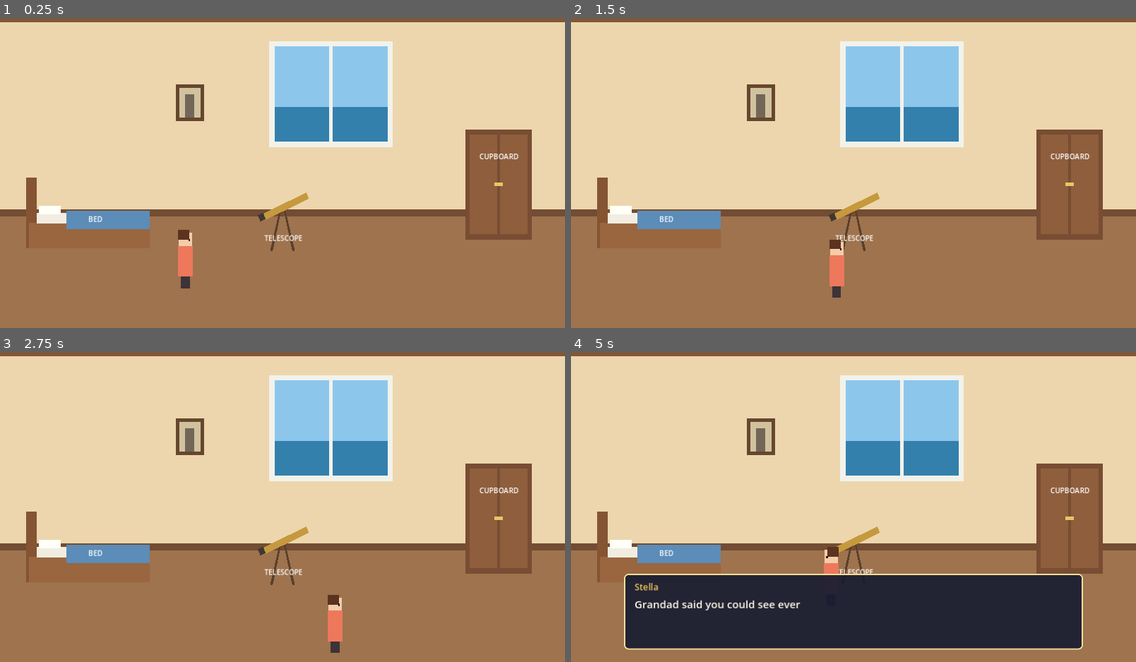
Above: before the commit, frames 1-4 (two rows, left to right).
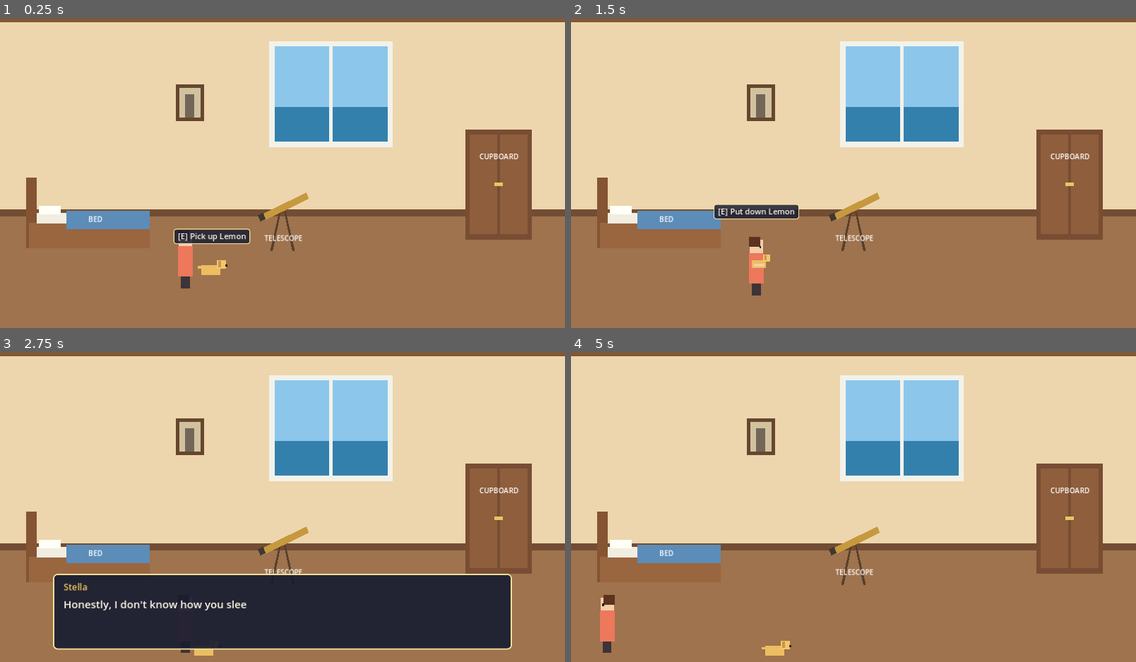
Above: after the commit, the same moments.

Repository: samjm000/Fellwell_island
Game: Godot game, scene res://scenes/rooms/stellas_room.tscn
Two runs of this game, one before a commit and one after it. Both use one fixed random seed, a clock stepped at 60 frames per second and the inputs below.
Inputs:
- Up to frame 1 (0.25 s): no input
- Up to frame 2 (1.5 s): tap Enter at 0.5 s; hold D (move_right) 0.53-1.28 s; hold E (interact) 0.53-1.28 s; hold S (move_down) from 1.28 s (still down); tap E (interact) at 1.35 s
- Up to frame 3 (2.75 s): release S (move_down) at 2.03 s; hold D (move_right) from 2.03 s (still down); hold E (interact) from 2.03 s (still down)
- Up to frame 4 (5 s): release D (move_right) at 2.78 s; release E (interact) at 2.78 s; hold W (move_up) 2.78-3.53 s; tap E (interact) at 2.85, 4.35 s; hold E (interact) 3.53-4.28 s; hold A (move_left) from 3.53 s (still down)

The runs differ from the first frame. In frame 1, 0.8% of the frame differs, in the area x 30-45%, y 67-83%; in frame 2, 1.6%; in frame 3, 20%; in frame 4, 21%, in the area x 5-91%, y 62-98%.

Commit message:
feat: add Lemon carry state
GameState autoload holds playthrough state (Lemon carried + named story
flags). Lemon is an Interactable that toggles between in-room and carried;
while carried it follows Stella at low priority so 'Put down' is always
reachable but never steals focus. Stella shows a carried-Lemon visual in
response to GameState, not by querying Lemon.

Co-Authored-By: Claude Opus 5.5 <noreply@anthropic.com>

Diff:
--- /dev/null
+++ b/data/dialogue/stellas_room/lemon_pick_up.tres
@@ -0,0 +1,8 @@
+[gd_resource type="Resource" script_class="DialogueSequence" format=3]
+
+[ext_resource type="Script" path="res://scripts/dialogue/dialogue_sequence.gd" id="1_sequence"]
+
+[resource]
+script = ExtResource("1_sequence")
+speaker = "Stella"
+lines = PackedStringArray("Come on, Lemon.")
--- /dev/null
+++ b/data/dialogue/stellas_room/lemon_put_down.tres
@@ -0,0 +1,8 @@
+[gd_resource type="Resource" script_class="DialogueSequence" format=3]
+
+[ext_resource type="Script" path="res://scripts/dialogue/dialogue_sequence.gd" id="1_sequence"]
+
+[resource]
+script = ExtResource("1_sequence")
+speaker = "Stella"
+lines = PackedStringArray("Honestly, I don't know how you sleep this much.")
--- a/project.godot
+++ b/project.godot
@@ -18,6 +18,7 @@
 
 [autoload]
 
+GameState="*res://scripts/systems/game_state.gd"
 PlayerControl="*res://scripts/systems/player_control.gd"
 DialogueManager="*res://scripts/systems/dialogue_manager.gd"
 
--- a/scenes/characters/stella.tscn
+++ b/scenes/characters/stella.tscn
@@ -60,6 +60,43 @@
 mouse_filter = 2
 color = Color(0.15, 0.12, 0.12, 1)
 
+[node name="CarriedLemon" type="Node2D" parent="Visual"]
+unique_name_in_owner = true
+visible = false
+position = Vector2(6, -70)
+
+[node name="PlaceholderBody" type="ColorRect" parent="Visual/CarriedLemon"]
+offset_left = -16.0
+offset_top = -10.0
+offset_right = 16.0
+offset_bottom = 8.0
+mouse_filter = 2
+color = Color(0.93, 0.74, 0.38, 1)
+
+[node name="PlaceholderHead" type="ColorRect" parent="Visual/CarriedLemon"]
+offset_left = 10.0
+offset_top = -22.0
+offset_right = 26.0
+offset_bottom = -6.0
+mouse_filter = 2
+color = Color(0.95, 0.78, 0.42, 1)
+
+[node name="PlaceholderEar" type="ColorRect" parent="Visual/CarriedLemon"]
+offset_left = 12.0
+offset_top = -20.0
+offset_right = 17.0
+offset_bottom = -9.0
+mouse_filter = 2
+color = Color(0.8, 0.58, 0.28, 1)
+
+[node name="PlaceholderArm" type="ColorRect" parent="Visual/CarriedLemon"]
+offset_left = -12.0
+offset_top = -2.0
+offset_right = 12.0
+offset_bottom = 5.0
+mouse_filter = 2
+color = Color(0.96, 0.8, 0.66, 1)
+
 [node name="InteractionDetector" type="Area2D" parent="."]
 unique_name_in_owner = true
 collision_layer = 0
--- /dev/null
+++ b/scenes/interactables/lemon.tscn
@@ -0,0 +1,63 @@
+[gd_scene format=3]
+
+[ext_resource type="PackedScene" path="res://scenes/interactables/interactable.tscn" id="1_base"]
+[ext_resource type="Script" path="res://scripts/interactables/lemon.gd" id="2_lemon"]
+[ext_resource type="Resource" path="res://data/dialogue/stellas_room/lemon_pick_up.tres" id="3_pick_up"]
+[ext_resource type="Resource" path="res://data/dialogue/stellas_room/lemon_put_down.tres" id="4_put_down"]
+
+[sub_resource type="RectangleShape2D" id="RectangleShape2D_reach"]
+size = Vector2(90, 60)
+
+[node name="Lemon" instance=ExtResource("1_base")]
+script = ExtResource("2_lemon")
+pick_up_dialogue = ExtResource("3_pick_up")
+put_down_dialogue = ExtResource("4_put_down")
+interaction_name = "Lemon"
+interaction_prompt = "Pick up"
+prompt_offset = Vector2(0, -70)
+
+[node name="Reach" type="CollisionShape2D" parent="."]
+position = Vector2(0, -10)
+shape = SubResource("RectangleShape2D_reach")
+
+[node name="Visual" type="Node2D" parent="."]
+unique_name_in_owner = true
+
+[node name="PlaceholderBody" type="ColorRect" parent="Visual"]
+offset_left = -24.0
+offset_top = -22.0
+offset_right = 20.0
+mouse_filter = 2
+color = Color(0.93, 0.74, 0.38, 1)
+
+[node name="PlaceholderHead" type="ColorRect" parent="Visual"]
+offset_left = 12.0
+offset_top = -34.0
+offset_right = 32.0
+offset_bottom = -14.0
+mouse_filter = 2
+color = Color(0.95, 0.78, 0.42, 1)
+
+[node name="PlaceholderEar" type="ColorRect" parent="Visual"]
+offset_left = 14.0
+offset_top = -32.0
+offset_right = 21.0
+offset_bottom = -18.0
+mouse_filter = 2
+color = Color(0.8, 0.58, 0.28, 1)
+
+[node name="PlaceholderNose" type="ColorRect" parent="Visual"]
+offset_left = 30.0
+offset_top = -24.0
+offset_right = 35.0
+offset_bottom = -19.0
+mouse_filter = 2
+color = Color(0.2, 0.15, 0.12, 1)
+
+[node name="PlaceholderTail" type="ColorRect" parent="Visual"]
+offset_left = -32.0
+offset_top = -20.0
+offset_right = -24.0
+offset_bottom = -15.0
+mouse_filter = 2
+color = Color(0.93, 0.74, 0.38, 1)
--- a/scenes/rooms/stellas_room.tscn
+++ b/scenes/rooms/stellas_room.tscn
@@ -7,6 +7,7 @@
 [ext_resource type="PackedScene" path="res://scenes/interactables/interactable.tscn" id="5_interactable"]
 [ext_resource type="Script" path="res://scripts/rooms/stellas_room.gd" id="6_room"]
 [ext_resource type="PackedScene" path="res://scenes/ui/interaction_prompt.tscn" id="7_prompt"]
+[ext_resource type="PackedScene" path="res://scenes/interactables/lemon.tscn" id="10_lemon"]
 [ext_resource type="Resource" path="res://data/dialogue/stellas_room/window_day.tres" id="8_window_day"]
 [ext_resource type="Resource" path="res://data/dialogue/stellas_room/photograph.tres" id="9_photograph"]
 
@@ -165,6 +166,9 @@
 [node name="Cupboard" parent="Objects" instance=ExtResource("4_cupboard")]
 position = Vector2(1130, 520)
 
+[node name="Lemon" parent="Objects" instance=ExtResource("10_lemon")]
+position = Vector2(480, 600)
+
 [node name="Stella" parent="Objects" instance=ExtResource("1_stella")]
 unique_name_in_owner = true
 position = Vector2(420, 630)
--- a/scripts/characters/stella.gd
+++ b/scripts/characters/stella.gd
@@ -23,10 +23,13 @@
 
 @onready var _visual: Node2D = %Visual
 @onready var _interaction_detector: InteractionDetector = %InteractionDetector
+@onready var _carried_lemon: Node2D = %CarriedLemon
 
 
 func _ready() -> void:
 	_interaction_detector.focused_changed.connect(focused_interactable_changed.emit)
+	GameState.lemon_carried_changed.connect(_on_lemon_carried_changed)
+	_on_lemon_carried_changed(GameState.is_lemon_carried)
 
 
 func _physics_process(delta: float) -> void:
@@ -48,3 +51,7 @@
 		return
 	if event.is_action_pressed("interact") and _interaction_detector.interact_with_focused():
 		get_viewport().set_input_as_handled()
+
+
+func _on_lemon_carried_changed(is_carried: bool) -> void:
+	_carried_lemon.visible = is_carried
--- /dev/null
+++ b/scripts/interactables/lemon.gd
@@ -0,0 +1,62 @@
+extends Interactable
+## Lemon, Stella's golden Labrador.
+##
+## Lemon is a companion state, not an AI: she is either in the room or in Stella's
+## arms. GameState owns that fact; this node and Stella's carried visual both react
+## to it. While carried, this node follows the carrier so "Put down" stays in reach,
+## with low priority so it never steals focus from objects in the room.
+
+@export var pick_up_dialogue: DialogueSequence
+@export var put_down_dialogue: DialogueSequence
+## Where Lemon is set down, relative to the carrier's feet (x is mirrored by facing).
+@export var put_down_offset: Vector2 = Vector2(44, 6)
+@export var carried_prompt_offset: Vector2 = Vector2(0, -170)
+
+var _carrier: Node2D = null
+var _resting_prompt_offset: Vector2
+
+@onready var _visual: Node2D = %Visual
+
+
+func _ready() -> void:
+	_resting_prompt_offset = prompt_offset
+	GameState.lemon_carried_changed.connect(_on_lemon_carried_changed)
+	if GameState.is_lemon_carried:
+		# Entering a room already carrying Lemon (future room transitions).
+		_carrier = get_tree().get_first_node_in_group("player") as Node2D
+	_on_lemon_carried_changed(GameState.is_lemon_carried)
+
+
+func _physics_process(_delta: float) -> void:
+	if _carrier != null:
+		global_position = _carrier.global_position
+
+
+func interact(actor: Node2D) -> void:
+	interacted.emit(actor)
+	if GameState.is_lemon_carried:
+		_put_down(actor)
+		await DialogueManager.play(put_down_dialogue)
+	else:
+		_pick_up(actor)
+		await DialogueManager.play(pick_up_dialogue)
+
+
+func _pick_up(actor: Node2D) -> void:
+	_carrier = actor
+	GameState.is_lemon_carried = true
+
+
+func _put_down(actor: Node2D) -> void:
+	var facing: float = actor.get("facing") if "facing" in actor else 1.0
+	_carrier = null
+	global_position = actor.global_position + Vector2(put_down_offset.x * facing, put_down_offset.y)
+	GameState.is_lemon_carried = false
+
+
+func _on_lemon_carried_changed(is_carried: bool) -> void:
+	_visual.visible = not is_carried
+	interaction_prompt = "Put down" if is_carried else "Pick up"
+	interaction_priority = -10 if is_carried else 0
+	prompt_offset = carried_prompt_offset if is_carried else _resting_prompt_offset
+	set_physics_process(is_carried)
--- /dev/null
+++ b/scripts/systems/game_state.gd
@@ -0,0 +1,30 @@
+extends Node
+## Story and world state for the current playthrough.
+##
+## Kept deliberately small: time of day, dialogue and player control live in their
+## own autoloads. One-off story progress is stored as named flags so new puzzle
+## threads don't each need a new field and signal here. This is the natural place
+## to serialise from once saving exists.
+
+signal lemon_carried_changed(is_carried: bool)
+signal flag_changed(flag: StringName, value: bool)
+
+var is_lemon_carried: bool = false:
+	set(value):
+		if value == is_lemon_carried:
+			return
+		is_lemon_carried = value
+		lemon_carried_changed.emit(value)
+
+var _flags: Dictionary = {}
+
+
+func has_flag(flag: StringName) -> bool:
+	return _flags.get(flag, false)
+
+
+func set_flag(flag: StringName, value: bool = true) -> void:
+	if has_flag(flag) == value:
+		return
+	_flags[flag] = value
+	flag_changed.emit(flag, value)
